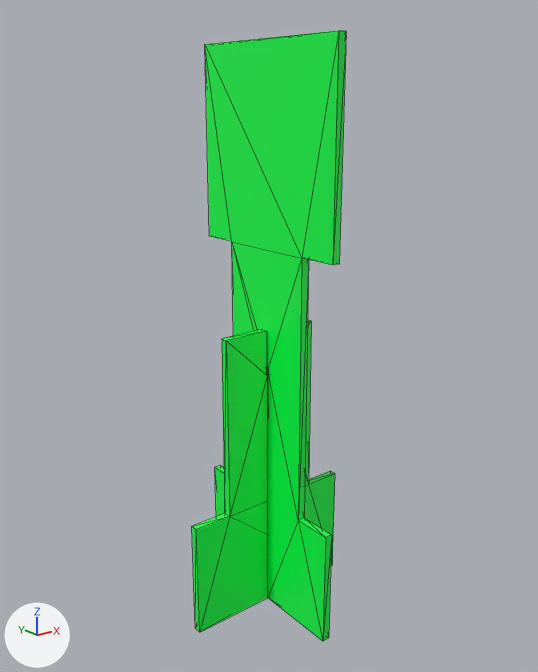
What one commit did to the COLLADA model models/mundoteste/creeper/creeper03/materials/textures/Creeper.dae.
Camera for both pictures: a camera (50 mm lens) standing at (-0.296, -0.371, 0.203) and looking at (0.002, 0.002, 0.054). The lights are fixed; the arrows at lower left show +X, +Y and +Z. Mesh edges are drawn as thin lines. Where no turn or scale is listed for an object, it has been applied to the vertices.

Script lines for the objects in view, before the commit:
```python
me_creeper___montagem_v3 = bpy.data.meshes.new('Creeper - Montagem v3')
me_creeper___montagem_v3.from_pydata(...)  # 56 vertices, 104 faces; spans x -0.063..0.063, y -0.063..0.063, z -0.148..0.239
me_creeper___montagem_v3.materials.append(mat_steel___satin)  # green #00ff49
me_markerdata_3 = bpy.data.meshes.new('MarkerData_3')
me_markerdata_3.from_pydata(...)  # a box spanning x 0.0..0.003, y -0.05..0.05, z -0.05..0.05
me_markerdata_3.materials.append(mat_markerdata_3)  # its picture is missing
ob_creeper___montagem_v3 = bpy.data.objects.new('Creeper_-_Montagem_v3', me_creeper___montagem_v3)
ob_creeper___montagem_v3.location = (0.0, 0.0, 0.0)
ob_markerdata_3 = bpy.data.objects.new('MarkerData_3', me_markerdata_3)
ob_markerdata_3.location = (0.0027, -0.0007, 0.1754)
```
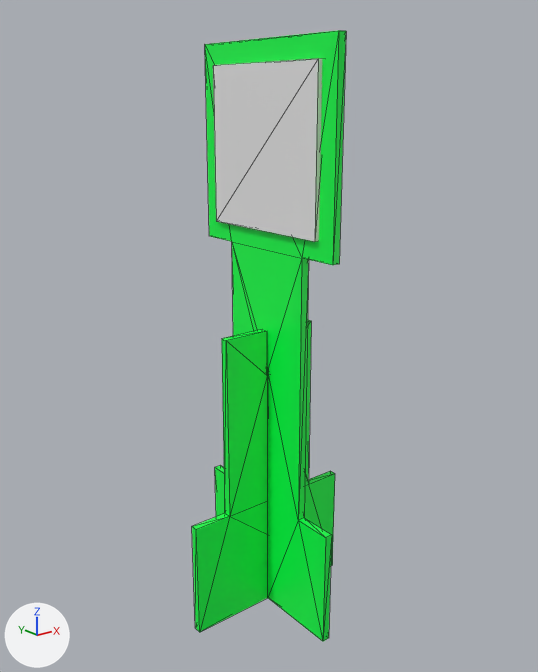
Location of each change, (x1, y1, x2, y2) in pixels of the pictures (538 x 672 px):
'MarkerData_3', reshaped (not visible before)
    after: (213, 58, 322, 242)

The change in detail:
me_markerdata_3 is used by ob_markerdata_3; location (0.0027, -0.0007, 0.1754).
me_markerdata_3 had 8 vertices, 12 faces and spanned x 0.0..0.003, y -0.05..0.05, z -0.05..0.05.
me_markerdata_3 now has 12 vertices, 20 faces and spans x -0.0086..0.003, y -0.05..0.05, z -0.05..0.05.
Part 1, on me_markerdata_3:
2 faces are deleted.
4 vertices are added at (-0.0086, -0.05, 0.05), (-0.0086, 0.05, 0.05), (-0.0086, 0.05, -0.05), (-0.0086, -0.05, -0.05).
10 new faces join them.
